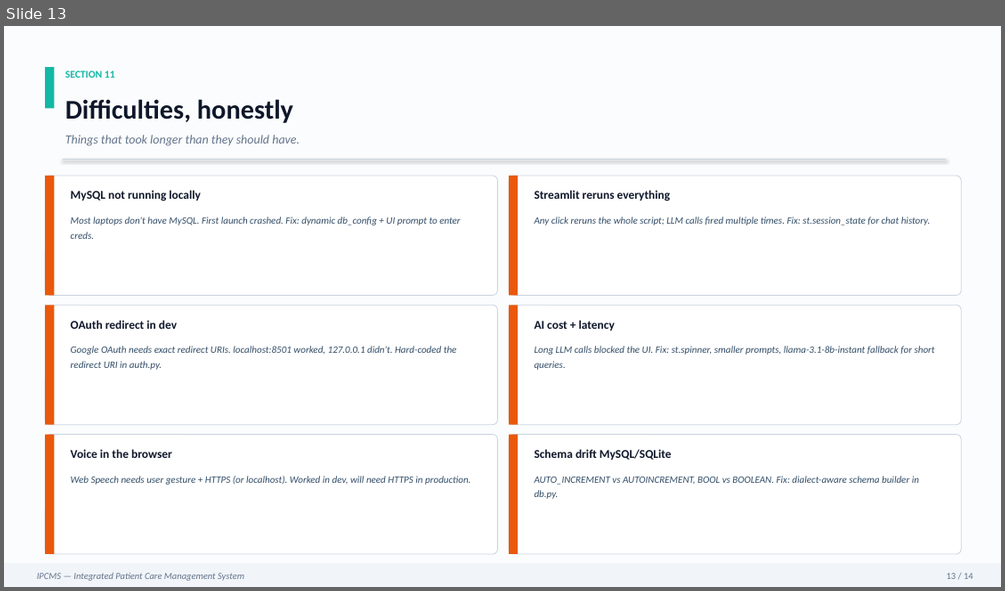
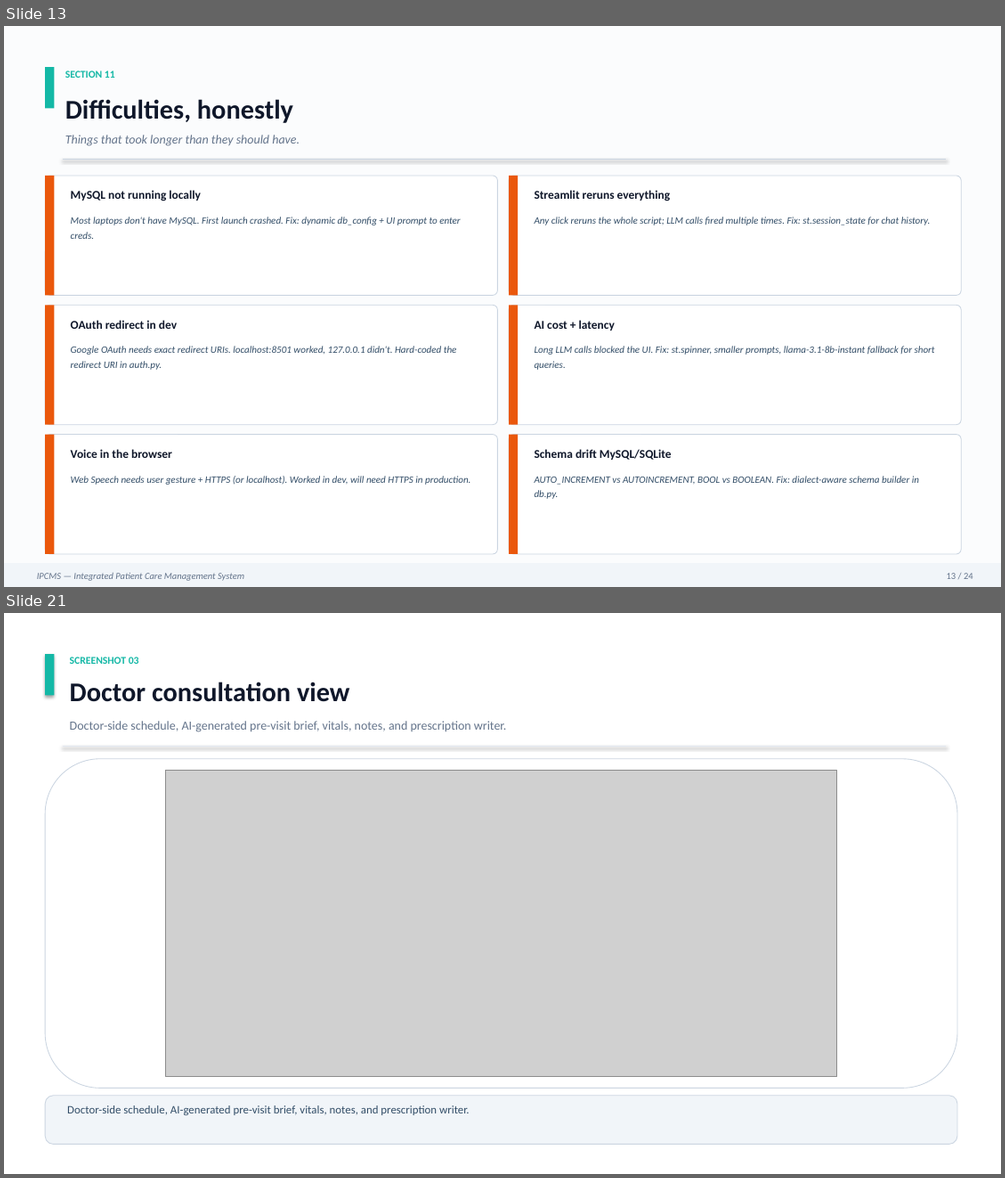
Before and after one commit to Nikhil27092006/Integrated-Patient-Care-Management-System-, a slide deck: IPCMS_v2.pptx. Shown one above the other, each under a label of ours: slide 13 before the commit, slides 13 and 21 after it; the slides between them are not shown. The pictures are 1005x591 and 1005x1178 pixels, drawn with LibreOffice and Linux fonts; fonts in the diff are those of the drawing; grey boxes stand for pictures. Boxes give left, top, right and bottom in pixels: in the first picture for what was removed or moved away, otherwise in the second. Text is boxed around its words. In the diff, an @@ line names an element or a change of style, - is before the commit and + after.

```diff
--- a/IPCMS_v2.pptx
+++ b/IPCMS_v2.pptx
@@ slide 21 added at bbox=[4, 613, 1001, 1174], background #FFFFFF @@
@@ rectangle added at bbox=[45, 654, 54, 695], fill #14B8A6 @@
@@ text added at bbox=[70, 657, 139, 664], 10 pt, text #14B8A6, bold @@
+SCREENSHOT 03
@@ text added at bbox=[70, 682, 350, 702], 26 pt, text #0F172A, bold @@
+Doctor consultation view
@@ text added at bbox=[70, 721, 507, 732], 12 pt, text #64748B @@
+Doctor-side schedule, AI-generated pre-visit brief, vitals, notes, and prescription writer.
@@ rounded rectangle added at bbox=[45, 759, 957, 1088], fill #FFFFFF, outline #CBD5E1 0.75 pt @@
@@ line added from (63, 747) to (947, 747), #E2E8F0 0.75 pt @@
@@ picture added at bbox=[165, 770, 836, 1077] @@
@@ rounded rectangle added at bbox=[45, 1095, 957, 1144], fill #F1F5F9, outline #CBD5E1 0.75 pt @@
@@ text added at bbox=[67, 1105, 469, 1115], 11 pt, text #334E68 @@
+Doctor-side schedule, AI-generated pre-visit brief, vitals, notes, and prescription writer.
```
Also in this commit, not shown: 13 other slides changed, 9 other slides added, 11 other files.
